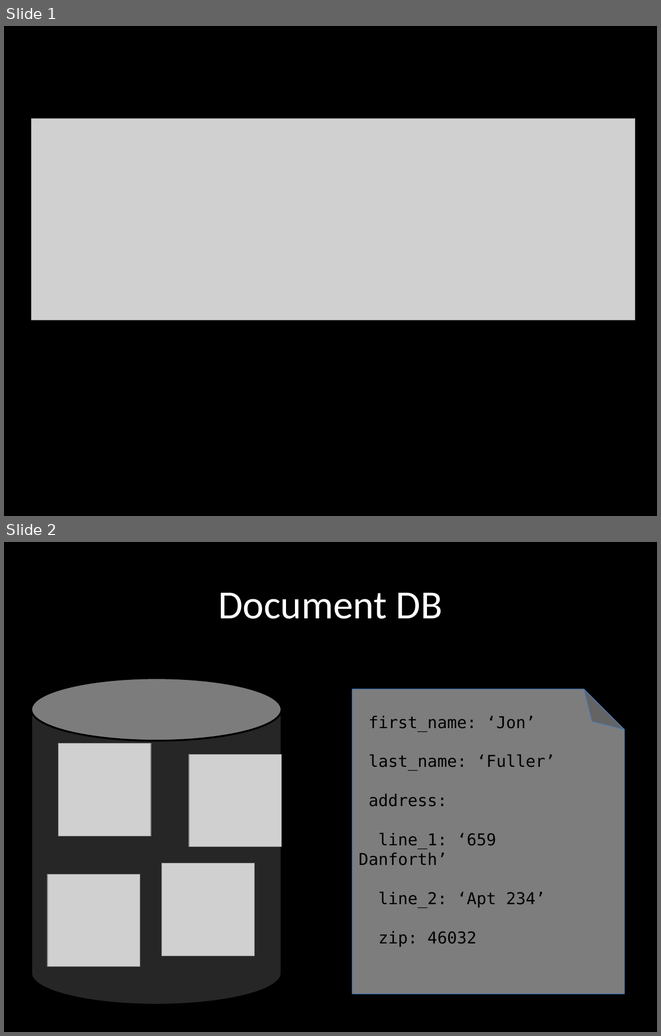
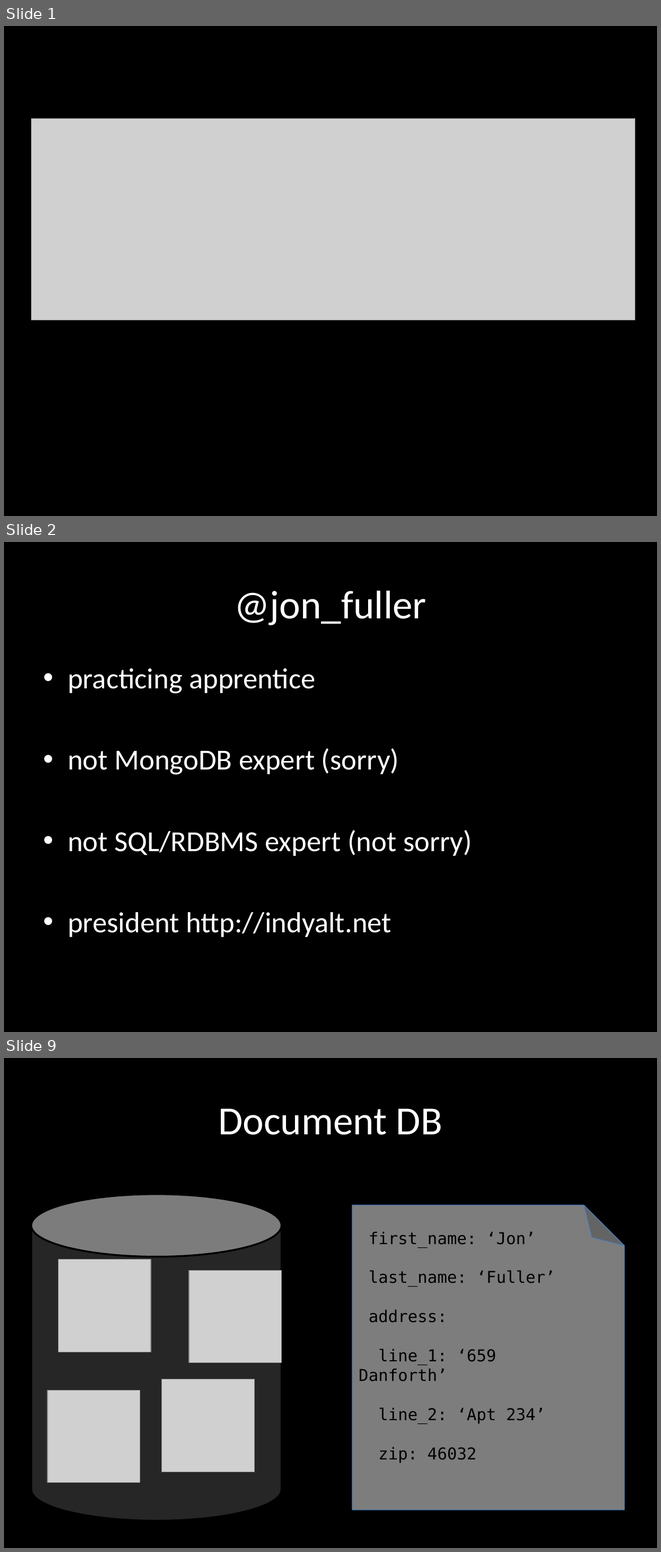
Before and after one commit to jonfuller/presentations, a slide deck: mongo/mongo.pptx. Shown one above the other, each under a label of ours: slides 1 and 2 before the commit, slides 1, 2 and 9 after it; the slides between them are not shown. The pictures are 661x1036 and 661x1552 pixels, drawn with LibreOffice and Linux fonts; fonts in the diff are those of the drawing; grey boxes stand for pictures. Boxes give left, top, right and bottom in pixels: in the first picture for what was removed or moved away, otherwise in the second. Text is boxed around its words. In the diff, an @@ line names an element or a change of style, - is before the commit and + after.

```diff
--- a/mongo/mongo.pptx
+++ b/mongo/mongo.pptx
@@ slide 2 added at <box>4,542,657,1032</box>, background #000000 @@
@@ title added at <box>234,590,426,625</box>, 44 pt, text #FFFFFF @@
+@jon_fuller
@@ text added at <box>68,668,472,937</box>, 32 pt, text #FFFFFF @@
+• practicing apprentice
+• not MongoDB expert (sorry)
+• not SQL/RDBMS expert (not sorry)
+• president http://indyalt.net
@@ what was slide 2 is now slide 9 @@
```
Also in this commit, not shown: 6 slides changed, 10 other slides added.
